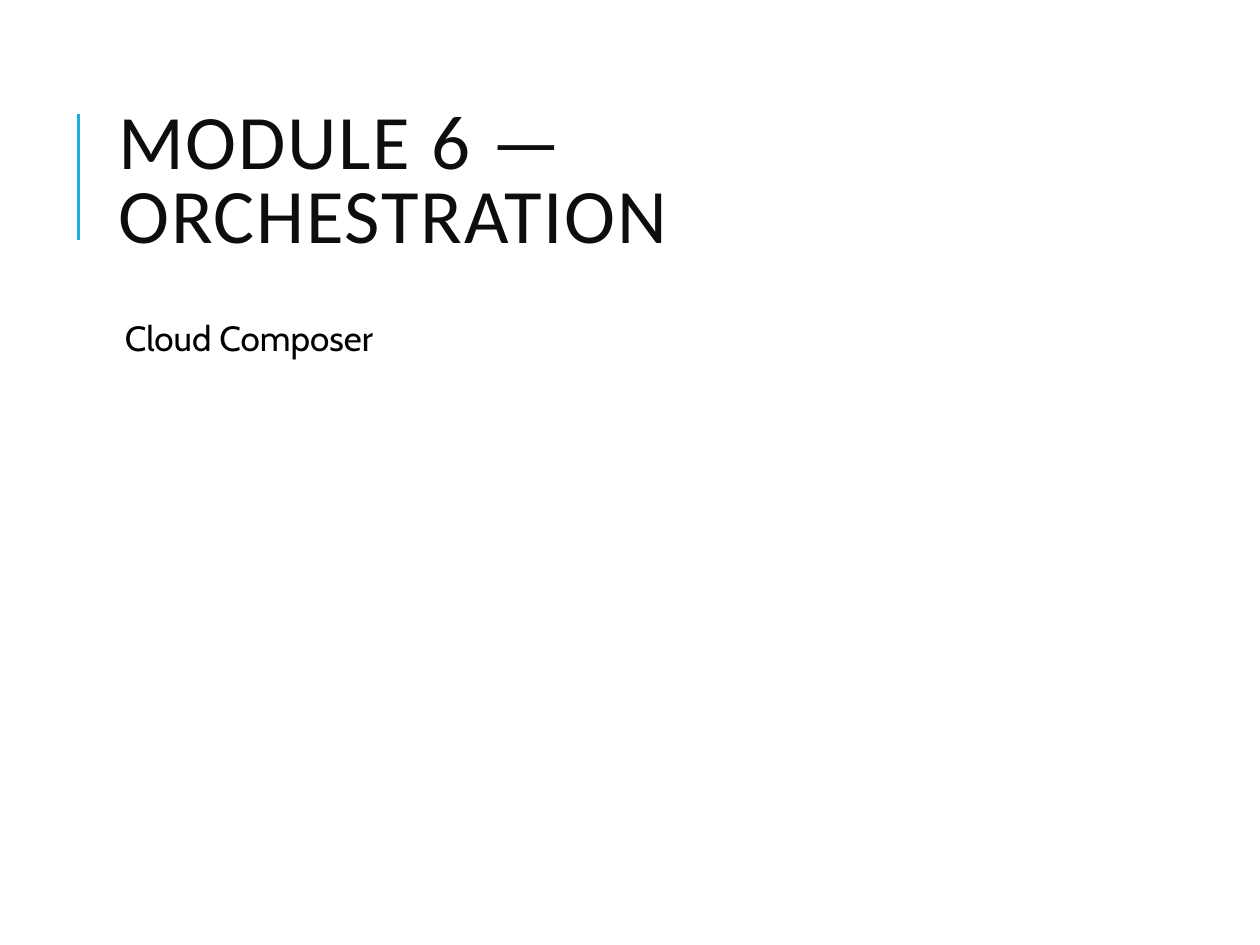
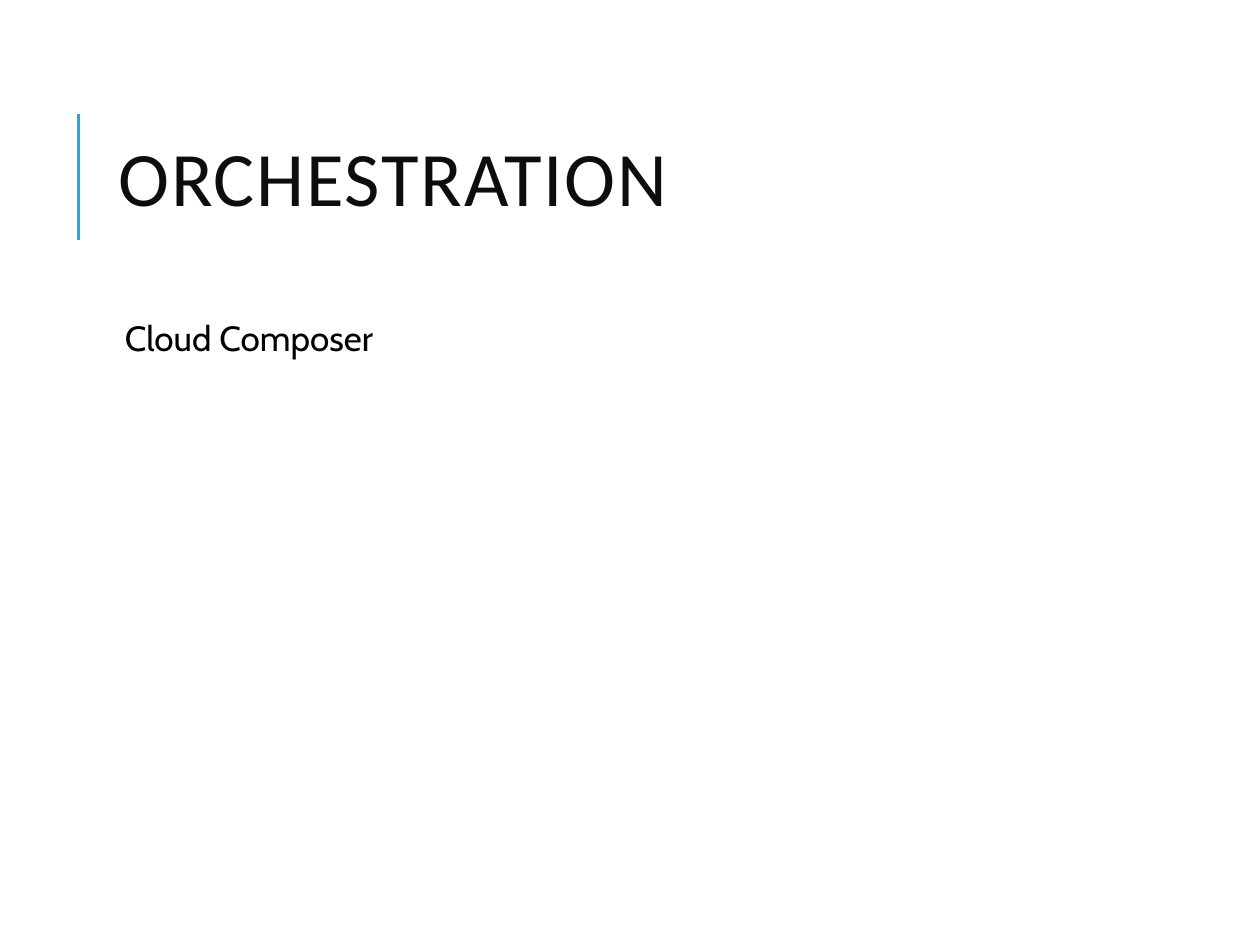
Before and after one commit to vikash-verma-profile/DE-Sig-March-2026, a slide deck: slide 27 of Week-2/Day-3/GCP_Modules_3_7_Data_Engineering.pptx. Drawn at 1260x945 pixels with LibreOffice and Linux fonts; fonts in the diff are those of the drawing. Boxes give left, top, right and bottom in pixels: in the first picture for what was removed or moved away, otherwise in the second. Text is boxed around its words. In the diff, an @@ line names an element or a change of style, - is before the commit and + after.

```diff
--- a/Week-2/Day-3/GCP_Modules_3_7_Data_Engineering.pptx
+++ b/Week-2/Day-3/GCP_Modules_3_7_Data_Engineering.pptx
@@ title at (118,156,666,207): text changed @@
-MODULE 6 — ORCHESTRATION
+ORCHESTRATION
```
Also in this commit, not shown: 3 other slides changed, 17 other files.
